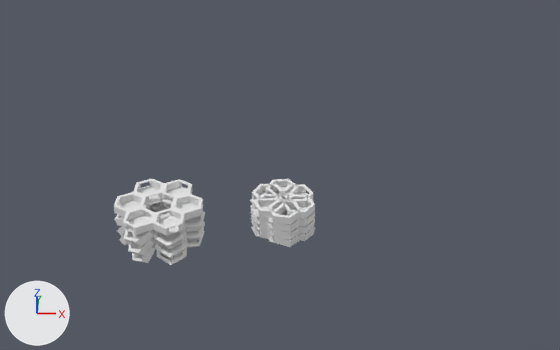
Renders of the Blender file babel/babel.blend from each side of a commit.
The view is the same before and after, from a camera (50 mm lens) standing at (45.1, -185.7, 139.8) and looking at (34.4, 40.8, -14.3). Arrows for +X, +Y and +Z are at lower left; the lights stay in place.

The first picture shows 'Six Hexes'.
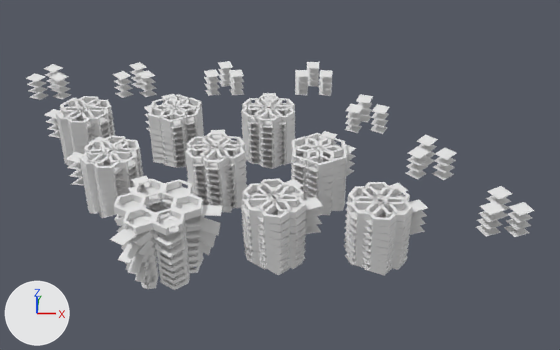
Where the newer file only moved an object's origin or applied its transform, the numbers keep the older frame.

Boxes (x1, y1, x2, y2) around the edits, measured in the pictures (560 x 350 px):
'Six Hexes', modifiers changed
    before: (114, 179, 315, 265)
    after: (56, 95, 413, 290)
'Three Passages', shown
    after: (26, 61, 535, 283)
'Passage Floor', now drawn
    after: (128, 185, 149, 195)

The change in detail:
me_passage_floor has 8 vertices, 6 faces and spans x -1.65..3.35, y -3.52..5.14, z -0.1..0.0.
me_passage_floor is used by ob_passage_floor; location (-9.0, 8.9, 0.0); rotation (0.0, 0.0, 0.524), in degrees (0, 0, 30).
me_passage_floor part 1: the whole mesh is scaled about its middle by (1, 0.676, 1), then moved by (0.0, -1.4, 0.0).
Object 'Three Passages' (ob_three_passages) loses its ARRAY modifier named 'Array'.
Object 'Three Passages' (ob_three_passages) gains a ARRAY modifier named 'Repeat on X'.
Modifier setting: count = 4.
Modifier setting: use_constant_offset = True.
Modifier setting: constant_offset_displace = (31.84, 0.0, 0.0).
Modifier setting: use_relative_offset = False.
Modifier setting: relative_offset_displace = (0.0, 0.0, -2.5).
Object 'Three Passages' (ob_three_passages) gains a ARRAY modifier named 'Repeat on Y'.
Modifier setting: count = 4.
Modifier setting: use_constant_offset = True.
Modifier setting: constant_offset_displace = (-15.92, 27.57, 0.0).
Modifier setting: use_relative_offset = False.
Modifier setting: relative_offset_displace = (0.0, 0.0, -2.5).
Object 'Three Passages' (ob_three_passages) gains a ARRAY modifier named 'Repeat on Z'.
Object 'Three Passages' (ob_three_passages) is now shown.
Object 'Six Hexes' (ob_six_hexes) loses its ARRAY modifier named 'Array.001'.
Object 'Six Hexes' (ob_six_hexes) loses its ARRAY modifier named 'Array'.
Object 'Six Hexes' (ob_six_hexes) gains a ARRAY modifier named 'Repeat on X'.
On modifier 'Repeat on X' of object 'Six Hexes' (ob_six_hexes), count goes from 4 to 3.
Modifier setting: use_constant_offset = True.
On modifier 'Repeat on X' of object 'Six Hexes' (ob_six_hexes), constant_offset_displace goes from (4.0, 0.0, 0.0) to (31.84, 0.0, 0.0).
Modifier setting: use_relative_offset = False.
On modifier 'Repeat on X' of object 'Six Hexes' (ob_six_hexes), relative_offset_displace goes from (4.0, 0.0, 0.0) to (0.0, 0.0, 0.0).
Object 'Six Hexes' (ob_six_hexes) gains a ARRAY modifier named 'Repeat on Y'.
Modifier setting: count = 3.
Modifier setting: use_constant_offset = True.
Modifier setting: constant_offset_displace = (-15.92, 27.57, 0.0).
Modifier setting: use_relative_offset = False.
Modifier setting: relative_offset_displace = (0.0, 0.0, 0.0).
Object 'Six Hexes' (ob_six_hexes) gains a ARRAY modifier named 'Repeat on Z'.
Modifier setting: count = 8.
Object 'Six Hexes' (ob_six_hexes) has a ARRAY modifier named 'Array'.
On modifier 'Array' of object 'Six Hexes' (ob_six_hexes), relative_offset_displace goes from (0.0, 0.0, -2.5) to (0.0, 0.0, 0.0).
